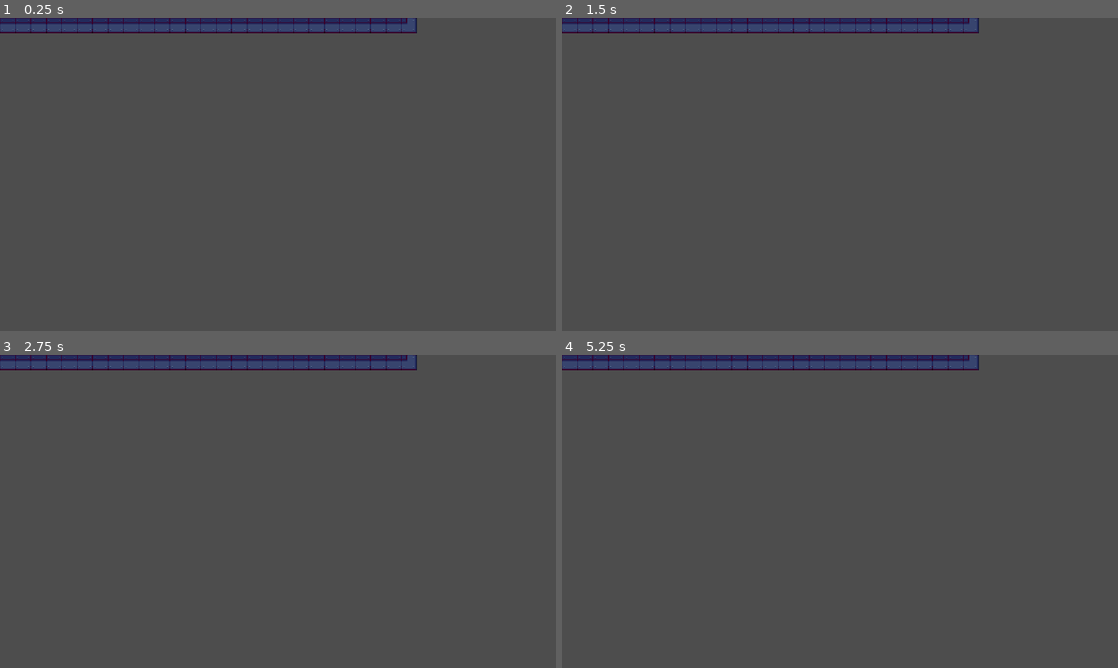
Above: before the commit, frames 1-4 (two rows, left to right).
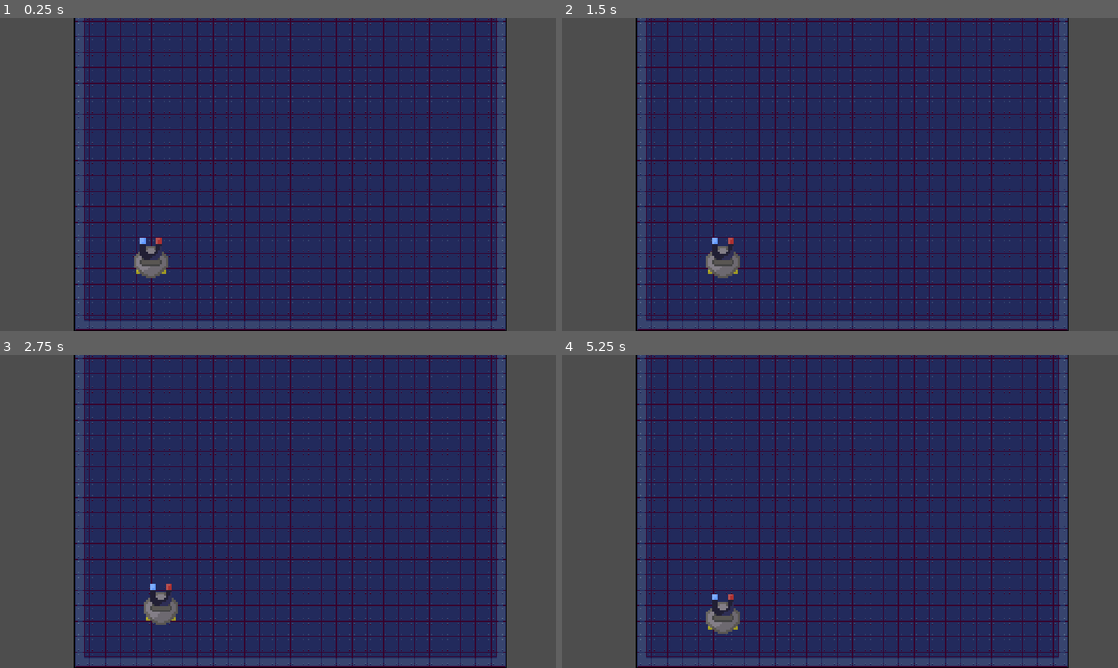
Above: after the commit, the same moments.

Repository: FazalThe/magslam
Game: Godot game, scene res://main.tscn
The game is run twice, just before and just after one commit, with the same random seed, the same clock (stepped at 60 frames per second) and the same inputs. Before the commit the project has no main scene; this scene is started directly in both runs.
Inputs (mouse positions are in pixels of both pictures, inside the frame that each line leads up to):
- Up to frame 1 (0.25 s): no input
- Up to frame 2 (1.5 s): tap Enter at 0.5 s; move the mouse to (962, 158) at 0.52 s; hold Right 0.53-1.28 s; tap A (A, bound only after the commit) at 0.6 s; click (962, 158) at 0.67 s; tap D (D, bound only after the commit) at 0.8, 1.35 s; tap Space at 1.25 s; move the mouse to (728, 190) at 1.27 s; hold Down from 1.28 s (still down); click (728, 190) at 1.42 s
- Up to frame 3 (2.75 s): tap S (S, bound only after the commit) at 1.55, 2.1 s; tap Enter at 2 s; move the mouse to (333, 442) at 2.02 s; release Down at 2.03 s; hold Right from 2.03 s (still down); click (333, 442) at 2.17 s; tap W (W, bound only after the commit) at 2.3 s
- Up to frame 4 (5.25 s): tap Space at 2.75, 4.25 s; move the mouse to (812, 574) at 2.77 s; release Right at 2.78 s; hold Up 2.78-3.53 s; tap W (W, bound only after the commit) at 2.85 s; click (812, 574) at 2.92 s; tap A (A, bound only after the commit) at 3.05, 3.6 s; tap Enter at 3.5 s; move the mouse to (1006, 558) at 3.52 s; hold Left 3.53-5.03 s; click (1006, 558) at 3.67 s; tap D (D, bound only after the commit) at 3.8, 4.35 s; move the mouse to (673, 464) at 4.27 s; click (673, 464) at 4.42 s; tap S (S, bound only after the commit) at 4.55, 5.1 s; move the mouse to (867, 511) at 5.02 s; hold Down from 5.03 s (still down); click (867, 511) at 5.17 s

The runs differ from the first frame. In frame 1, 77% of the frame differs, in the area x 0-92%, y 0-100%; in frame 2, 77%; in frame 3, 77%; in frame 4, 77%.

Commit message:
added character and movements

Diff:
--- a/main.tscn
+++ b/main.tscn
@@ -12,6 +12,7 @@
 [ext_resource type="Texture2D" uid="uid://cuvohd6vivx5q" path="res://Assets/1 Tiles/IndustrialTile_25.png" id="8_yaehf"]
 [ext_resource type="Texture2D" uid="uid://fulrpaxh4jhp" path="res://Assets/1 Tiles/IndustrialTile_04.png" id="9_074og"]
 [ext_resource type="Texture2D" uid="uid://d2mty2t5lq02y" path="res://Assets/1 Tiles/IndustrialTile_24.png" id="10_cegan"]
+[ext_resource type="PackedScene" uid="uid://c6wl30o5rhyfo" path="res://player.tscn" id="13_ycdy4"]
 
 [sub_resource type="TileSetAtlasSource" id="TileSetAtlasSource_82xsv"]
 texture = ExtResource("1_4c57u")
@@ -22,6 +23,7 @@
 texture = ExtResource("2_efxa6")
 texture_region_size = Vector2i(32, 32)
 0:0/0 = 0
+0:0/0/physics_layer_0/polygon_0/points = PackedVector2Array(-16, -16, 16, -16, 16, 16, -16, 16)
 
 [sub_resource type="TileSetAtlasSource" id="TileSetAtlasSource_vivmo"]
 texture = ExtResource("3_ycdy4")
@@ -37,44 +39,53 @@
 texture = ExtResource("3_dg77c")
 texture_region_size = Vector2i(32, 32)
 0:0/0 = 0
+0:0/0/physics_layer_0/polygon_0/points = PackedVector2Array(-16, -16, 16, -16, 16, 16, -16, 16)
 
 [sub_resource type="TileSetAtlasSource" id="TileSetAtlasSource_d13ii"]
 texture = ExtResource("4_ycdy4")
 texture_region_size = Vector2i(32, 32)
 0:0/0 = 0
+0:0/0/physics_layer_0/polygon_0/points = PackedVector2Array(-16, -16, 16, -16, 16, 16, -16, 16)
 
 [sub_resource type="TileSetAtlasSource" id="TileSetAtlasSource_1u8w0"]
 texture = ExtResource("5_w48qg")
 texture_region_size = Vector2i(32, 32)
 0:0/0 = 0
+0:0/0/physics_layer_0/polygon_0/points = PackedVector2Array(-16, -16, 16, -16, 16, 16, -16, 16)
 
 [sub_resource type="TileSetAtlasSource" id="TileSetAtlasSource_0odxb"]
 texture = ExtResource("6_vivmo")
 texture_region_size = Vector2i(32, 32)
 0:0/0 = 0
+0:0/0/physics_layer_0/polygon_0/points = PackedVector2Array(-16, -16, 16, -16, 16, 16, -16, 16)
 
 [sub_resource type="TileSetAtlasSource" id="TileSetAtlasSource_lswn8"]
 texture = ExtResource("7_2cqfq")
 texture_region_size = Vector2i(32, 32)
 0:0/0 = 0
+0:0/0/physics_layer_0/polygon_0/points = PackedVector2Array(-16, -16, 16, -16, 16, 16, -16, 16)
 
 [sub_resource type="TileSetAtlasSource" id="TileSetAtlasSource_a6jrf"]
 texture = ExtResource("8_yaehf")
 texture_region_size = Vector2i(32, 32)
 0:0/0 = 0
+0:0/0/physics_layer_0/polygon_0/points = PackedVector2Array(-16, -16, 16, -16, 16, 16, -16, 16)
 
 [sub_resource type="TileSetAtlasSource" id="TileSetAtlasSource_xuqvo"]
 texture = ExtResource("9_074og")
 texture_region_size = Vector2i(32, 32)
 0:0/0 = 0
+0:0/0/physics_layer_0/polygon_0/points = PackedVector2Array(-16, -16, 16, -16, 16, 16, -16, 16)
 
 [sub_resource type="TileSetAtlasSource" id="TileSetAtlasSource_qsp4k"]
 texture = ExtResource("10_cegan")
 texture_region_size = Vector2i(32, 32)
 0:0/0 = 0
+0:0/0/physics_layer_0/polygon_0/points = PackedVector2Array(-16, -16, 16, -16, 16, 16, -16, 16)
 
 [sub_resource type="TileSet" id="TileSet_kq58d"]
 tile_size = Vector2i(32, 32)
+physics_layer_0/collision_layer = 1
 sources/1 = SubResource("TileSetAtlasSource_82xsv")
 sources/2 = SubResource("TileSetAtlasSource_ryguw")
 sources/3 = SubResource("TileSetAtlasSource_d13ii")
@@ -93,3 +104,11 @@
 [node name="TileMapLayer" type="TileMapLayer" parent="."]
 tile_map_data = PackedByteArray("AAAAAO3/DAAAAAAAAAAAAO7/DAAAAAAAAAAAAO//DAAAAAAAAAAAAPD/DAAAAAAAAAAAAPH/DAAAAAAAAAAAAP …(9328 unchanged characters)…
 tile_set = SubResource("TileSet_kq58d")
+
+[node name="CharacterBody2D" parent="." instance=ExtResource("13_ycdy4")]
+position = Vector2(120, -125)
+scale = Vector2(0.495, 0.495)
+
+[node name="Camera2D" type="Camera2D" parent="."]
+position = Vector2(390, -290.99997)
+scale = Vector2(0.99999994, 0.99999994)
--- /dev/null
+++ b/player.gd
@@ -0,0 +1,29 @@
+extends CharacterBody2D
+
+@onready var sprite: Sprite2D = $Sprite2D
+
+const SPEED = 300.0
+const JUMP_VELOCITY = -400.0
+
+
+func _physics_process(delta: float) -> void:
+
+	# Rotate the body to mouse
+
+
+
+	# Get the input direction and handle the movement/deceleration.
+	var directionX := Input.get_axis("A", "D")
+	var directionY := Input.get_axis("W", "S")
+
+	if directionX:
+		velocity.x = directionX * SPEED
+	else:
+		velocity.x = move_toward(velocity.x, 0, SPEED)
+
+	if directionY:
+		velocity.y = directionY * SPEED
+	else:
+		velocity.y = move_toward(velocity.y, 0, SPEED)
+
+	move_and_slide()
--- /dev/null
+++ b/player.tscn
@@ -0,0 +1,21 @@
+[gd_scene load_steps=4 format=3 uid="uid://c6wl30o5rhyfo"]
+
+[ext_resource type="Texture2D" uid="uid://e6e05b2d2cl0" path="res://Assets/Characters/magnet.png" id="1_4flbx"]
+[ext_resource type="Script" uid="uid://vuqjpk22fpjg" path="res://player.gd" id="1_onrkg"]
+
+[sub_resource type="CircleShape2D" id="CircleShape2D_4flbx"]
+radius = 65.0
+
+[node name="CharacterBody2D" type="CharacterBody2D"]
+position = Vector2(-12, -30)
+script = ExtResource("1_onrkg")
+
+[node name="Sprite2D" type="Sprite2D" parent="."]
+position = Vector2(14, 17)
+scale = Vector2(8.45, 8.45)
+texture = ExtResource("1_4flbx")
+
+[node name="CollisionShape2D" type="CollisionShape2D" parent="."]
+visible = false
+position = Vector2(13, 29)
+shape = SubResource("CircleShape2D_4flbx")
--- a/project.godot
+++ b/project.godot
@@ -11,6 +11,7 @@
 [application]
 
 config/name="Magslam"
+run/main_scene="uid://bywaj8it84bqr"
 config/features=PackedStringArray("4.5", "Forward Plus")
 config/icon="res://icon.svg"
 
@@ -23,10 +24,34 @@
 
 enabled=PackedStringArray("res://addons/godot_super-wakatime/plugin.cfg")
 
+[input]
+
+W={
+"deadzone": 0.2,
+"events": [Object(InputEventKey,"resource_local_to_scene":false,"resource_name":"","device":-1,"window_id":0,"alt_pressed":false,"shift_pressed":false,"ctrl_pressed":false,"meta_pressed":false,"pressed":false,"keycode":0,"physical_keycode":87,"key_label":0,"unicode":119,"location":0,"echo":false,"script":null)
+]
+}
+S={
+"deadzone": 0.2,
+"events": [Object(InputEventKey,"resource_local_to_scene":false,"resource_name":"","device":-1,"window_id":0,"alt_pressed":false,"shift_pressed":false,"ctrl_pressed":false,"meta_pressed":false,"pressed":false,"keycode":0,"physical_keycode":83,"key_label":0,"unicode":115,"location":0,"echo":false,"script":null)
+]
+}
+A={
+"deadzone": 0.2,
+"events": [Object(InputEventKey,"resource_local_to_scene":false,"resource_name":"","device":-1,"window_id":0,"alt_pressed":false,"shift_pressed":false,"ctrl_pressed":false,"meta_pressed":false,"pressed":false,"keycode":0,"physical_keycode":65,"key_label":0,"unicode":65,"location":0,"echo":false,"script":null)
+]
+}
+D={
+"deadzone": 0.2,
+"events": [Object(InputEventKey,"resource_local_to_scene":false,"resource_name":"","device":-1,"window_id":0,"alt_pressed":false,"shift_pressed":false,"ctrl_pressed":false,"meta_pressed":false,"pressed":false,"keycode":0,"physical_keycode":68,"key_label":0,"unicode":68,"location":0,"echo":false,"script":null)
+]
+}
+
 [physics]
 
 3d/physics_engine="Jolt Physics"
 
 [rendering]
 
+textures/canvas_textures/default_texture_filter=0
 rendering_device/driver.windows="d3d12"
Binary file added: Assets/Characters/magnet.png
Not shown, added: Assets/Characters/magnet.png.import
Binary file added: Assets/Characters/robot.png
Not shown, added: Assets/Characters/robot.png.import
Not shown: 1 places in main.tscn that only renumber resources
Not shown, added: player.gd.uid
